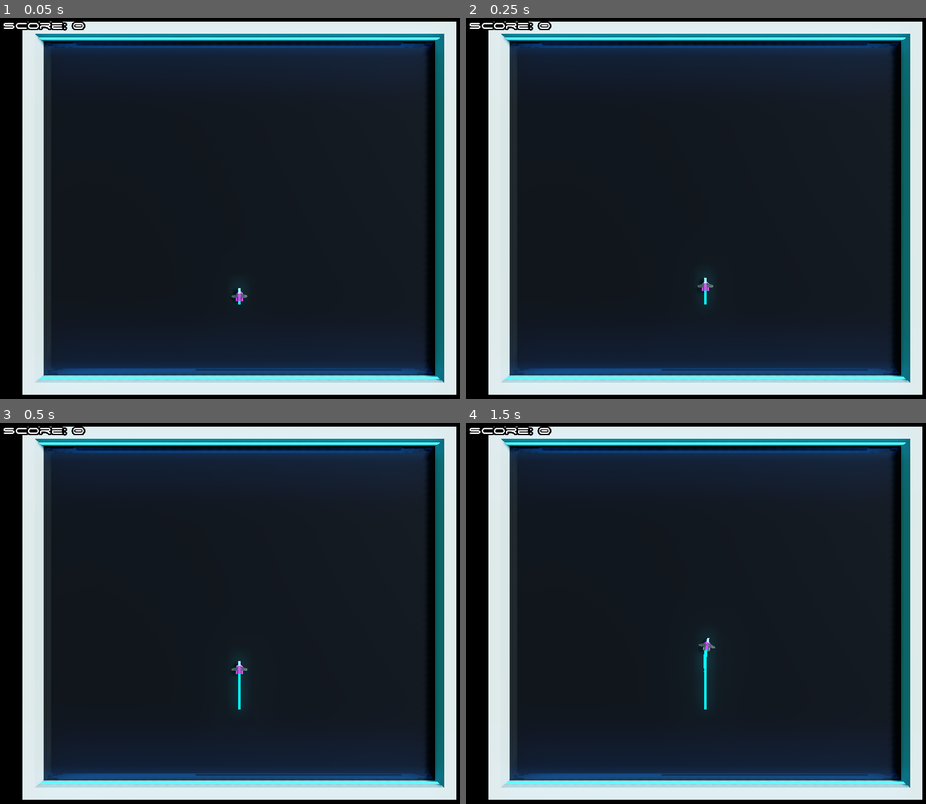
Above: before the commit, frames 1-4 (two rows, left to right).
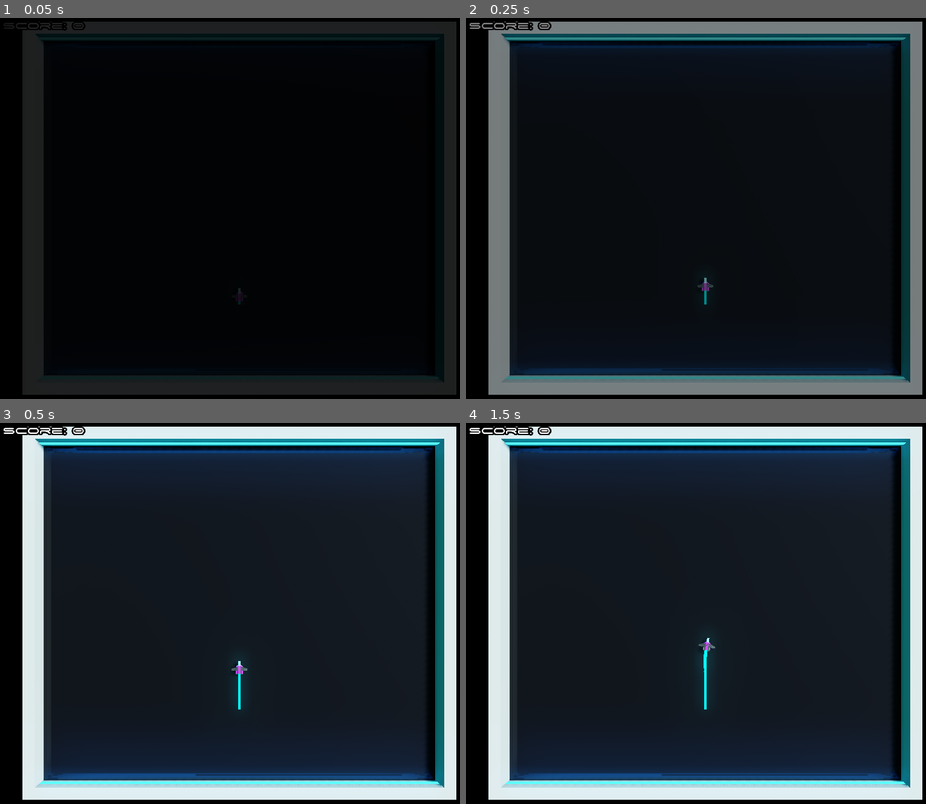
Above: after the commit, the same moments.

Repository: voithos/neoncycles
Game: Godot game, scene res://scenes/Arena.tscn
The game is run twice, just before and just after one commit, with the same random seed, the same clock (stepped at 60 frames per second) and the same inputs. Sound files missing from this copy of the repository are replaced by a short silence.
Inputs:
- Up to frame 1 (0.05 s): no input
- Up to frame 2 (0.25 s): no input
- Up to frame 3 (0.5 s): no input
- Up to frame 4 (1.5 s): tap Enter (reset_level) at 0.5, 1.25 s; hold Right (turn_right) 0.53-1.28 s; tap P at 0.6, 1.35 s; hold Down (slow_down) from 1.28 s (still down)

The runs differ from the first frame. In frame 1, 90% of the frame differs, in the area x 0-100%, y 0-99%; in frame 2, 26%; in frame 3, nothing differs; in frame 4, nothing differs.

Commit message:
Add transitions.

Diff:
--- a/scenes/Arena.tscn
+++ b/scenes/Arena.tscn
@@ -9,6 +9,7 @@
 [ext_resource path="res://scenes/LevelController.tscn" type="PackedScene" id=7]
 [ext_resource path="res://scenes/Wall.tres" type="Material" id=8]
 [ext_resource path="res://scenes/GlowWall.tres" type="Material" id=9]
+[ext_resource path="res://scenes/Transition.tscn" type="PackedScene" id=10]
 
 [sub_resource type="BoxShape" id=1]
 extents = Vector3( 25, 1, 25 )
@@ -166,3 +167,5 @@
 [node name="GIProbe" type="GIProbe" parent="."]
 extents = Vector3( 65.6065, 44.0571, 62.1285 )
 data = SubResource( 7 )
+
+[node name="transition" parent="." instance=ExtResource( 10 )]
--- a/scenes/LevelController.gd
+++ b/scenes/LevelController.gd
@@ -10,9 +10,19 @@
 func _physics_process(delta):
     if is_done:
         if Input.is_action_just_pressed("reset_level"):
-            get_tree().reload_current_scene()
+            var transition = get_tree().get_nodes_in_group("transition")[0]
+            transition.connect("fade_complete", self, "_reset_scene")
+            transition.begin_fade()
         if Input.is_action_just_pressed("main_menu"):
-            get_tree().change_scene("res://scenes/MainMenu.tscn")
+            var transition = get_tree().get_nodes_in_group("transition")[0]
+            transition.connect("fade_complete", self, "_load_main_menu")
+            transition.begin_fade()
+
+func _reset_scene():
+    get_tree().reload_current_scene()
+
+func _load_main_menu():
+    get_tree().change_scene("res://scenes/MainMenu.tscn")
 
 func done():
     # Gameplay done for now; listen for reset
--- a/scenes/MainMenu.gd
+++ b/scenes/MainMenu.gd
@@ -8,4 +8,9 @@
     pass
 
 func _on_SinglePlayer_pressed():
+    var transition = get_tree().get_nodes_in_group("transition")[0]
+    transition.connect("fade_complete", self, "_load_arena")
+    transition.begin_fade()
+
+func _load_arena():
     get_tree().change_scene("res://scenes/Arena.tscn")
--- /dev/null
+++ b/scenes/Transition.gd
@@ -0,0 +1,29 @@
+extends CanvasLayer
+
+signal unfade_complete
+signal fade_complete
+
+export (bool) var start_immediately = true
+
+func _ready():
+    add_to_group("transition")
+
+    if start_immediately:
+        $sprite.frame = 16
+        begin_unfade()
+    else:
+        $sprite.frame = 0
+
+# Unfade animation is started immediately.
+
+func begin_unfade():
+    $animation.play("unfade")
+    yield($animation, "animation_finished")
+    $sprite.hide()
+    emit_signal("unfade_complete")
+
+func begin_fade():
+    $sprite.show()
+    $animation.play("fade")
+    yield($animation, "animation_finished")
+    emit_signal("fade_complete")
--- /dev/null
+++ b/scenes/Transition.tscn
@@ -0,0 +1,52 @@
+[gd_scene load_steps=5 format=2]
+
+[ext_resource path="res://assets/transition.png" type="Texture" id=1]
+[ext_resource path="res://scenes/Transition.gd" type="Script" id=2]
+
+[sub_resource type="Animation" id=1]
+resource_name = "fade"
+length = 0.5
+step = 0.04
+tracks/0/type = "value"
+tracks/0/path = NodePath("sprite:frame")
+tracks/0/interp = 1
+tracks/0/loop_wrap = true
+tracks/0/imported = false
+tracks/0/enabled = true
+tracks/0/keys = {
+"times": PoolRealArray( 0, 0.5 ),
+"transitions": PoolRealArray( 1, 1 ),
+"update": 0,
+"values": [ 0, 16 ]
+}
+
+[sub_resource type="Animation" id=2]
+resource_name = "unfade"
+length = 0.5
+step = 0.04
+tracks/0/type = "value"
+tracks/0/path = NodePath("sprite:frame")
+tracks/0/interp = 1
+tracks/0/loop_wrap = true
+tracks/0/imported = false
+tracks/0/enabled = true
+tracks/0/keys = {
+"times": PoolRealArray( 0, 0.5 ),
+"transitions": PoolRealArray( 1, 1 ),
+"update": 0,
+"values": [ 19, 31 ]
+}
+
+[node name="transition" type="CanvasLayer"]
+script = ExtResource( 2 )
+
+[node name="sprite" type="Sprite" parent="."]
+position = Vector2( 640, 512 )
+scale = Vector2( 160.469, 129.119 )
+texture = ExtResource( 1 )
+hframes = 32
+frame = 31
+
+[node name="animation" type="AnimationPlayer" parent="."]
+anims/fade = SubResource( 1 )
+anims/unfade = SubResource( 2 )
--- a/scripts/Music.gd
+++ b/scripts/Music.gd
@@ -2,7 +2,7 @@
 
 # Music management.
 
-const FADE_TIME = 10
+const FADE_TIME = 0.5
 const MIN_DB = -80.0
 const MUSIC_DB = -24.0
 
@@ -12,7 +12,6 @@
     # audio buses.
     var alt_player
     var tween
-    var last_playback_pos = 0
 
     func _init(stream):
         player = AudioStreamPlayer.new()
@@ -35,9 +34,8 @@
         alt_player.volume_db = volume_db
 
     func fade_in():
-        player.play(last_playback_pos)
-        alt_player.play(last_playback_pos)
-        last_playback_pos = 0
+        player.play()
+        alt_player.play()
         tween.remove_all()
         tween.interpolate_method(self, "set_volume_db", player.volume_db, MUSIC_DB, \
                 FADE_TIME, Tween.TRANS_EXPO, Tween.EASE_OUT)
@@ -65,7 +63,6 @@
     func on_fade_complete(_object, _key):
         if player.volume_db == MIN_DB:
             tween.remove_all()
-            last_playback_pos = player.get_playback_position()
             player.stop()
             alt_player.stop()
 
@@ -95,15 +92,22 @@
 func play_menu():
     if current_music != MUSIC_MENU:
         if last_musicbox:
-            last_musicbox.stop()
-        menu_musicbox.play()
+            last_musicbox.fade_out()
+            menu_musicbox.stop()
+            menu_musicbox.fade_in()
+        else:
+            menu_musicbox.play()
         current_music = MUSIC_MENU
         last_musicbox = menu_musicbox
 
 func play_battle():
       if current_music != MUSIC_BATTLE:
         if last_musicbox:
-            last_musicbox.stop()
+            last_musicbox.fade_out()
+            battle_musicbox.stop()
+            battle_musicbox.fade_in()
+        else:
+            battle_musicbox.play()
         battle_musicbox.play()
         current_music = MUSIC_BATTLE
         last_musicbox = battle_musicbox
Binary file added: assets/transition.png
Not shown, added: assets/transition.png.import
Not shown: 1 places in scenes/Arena.tscn that only renumber resources
Not shown, changed: scenes/MainMenu.tscn
Not shown, changed: TODO.md
